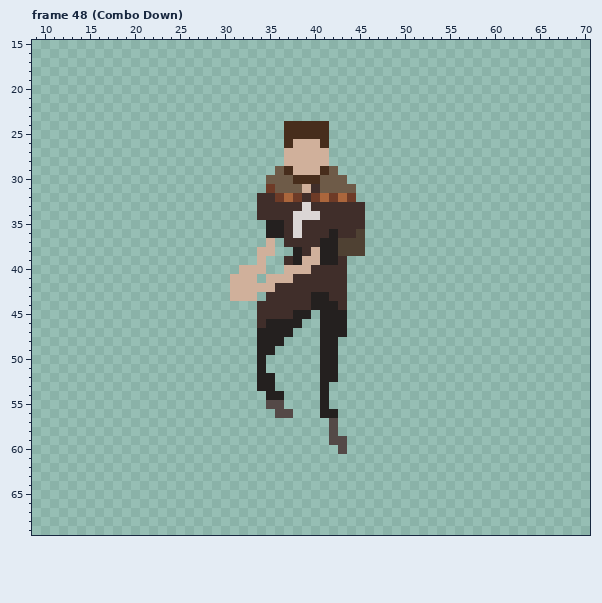
Pixel-art file, stored at Art/Kin Character.ase. Above: the version before the commit.
80x80 pixels, 249 frames. Colours within 5 levels of each other are drawn and written as one. Shown: frame 48 (Combo Down): x 9..70, y 15..69. The commit also changed other frames, which this record leaves out.
Now the later version:
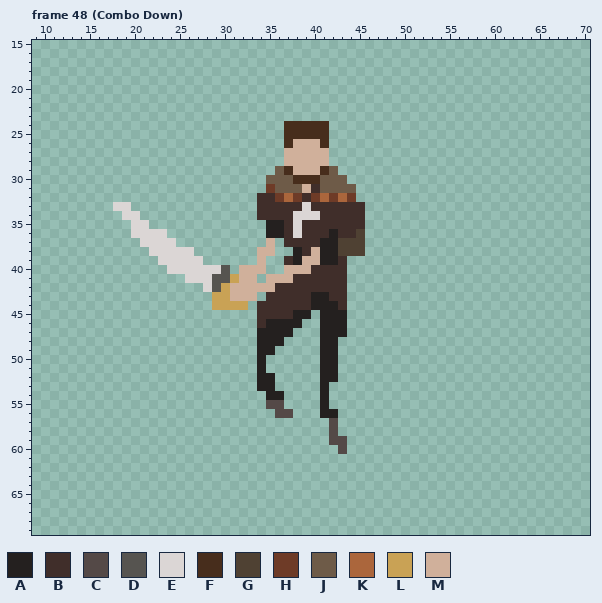
Palette (. is transparent): A #24201f  B #402e2a  C #544947  D #565450  E #dbd6d5  F #472d1c  G #4f4133  H #6e3b27  J #6e5b48  K #ab663c  L #c9a255  M #d0b09b
Log entry: I did another thing player side death and rolling anims drawn, not implemented
What changed:
layer "sword" now shown
Changed rows in their new state; - is an unchanged pixel.
Frame 48 (Combo Down), layer "sword":
first column x 18:
33 EE-------------
34 -EE------------
35 --EE-----------
36 --EEEE---------
37 ---EEEE--------
38 ----EEEEE------
39 -----EEEEE-----
40 ------EEEEEED--
41 --------EEEDDL-
42 ----------EDL--
43 -----------LL--
44 -----------LLLL
